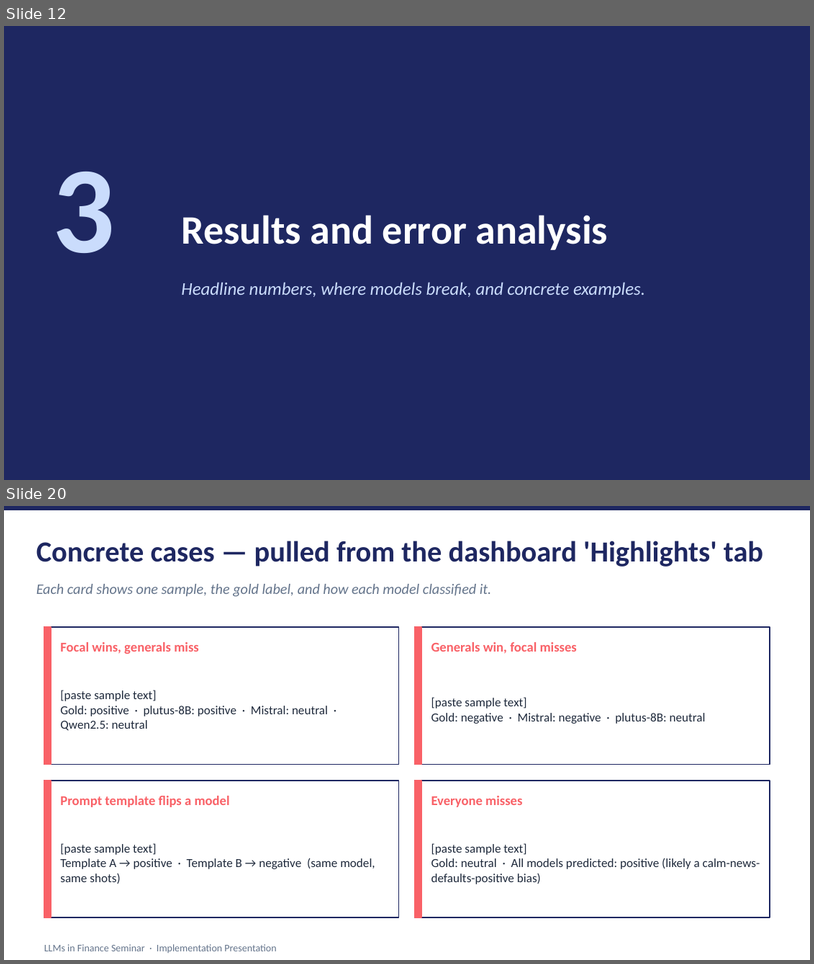
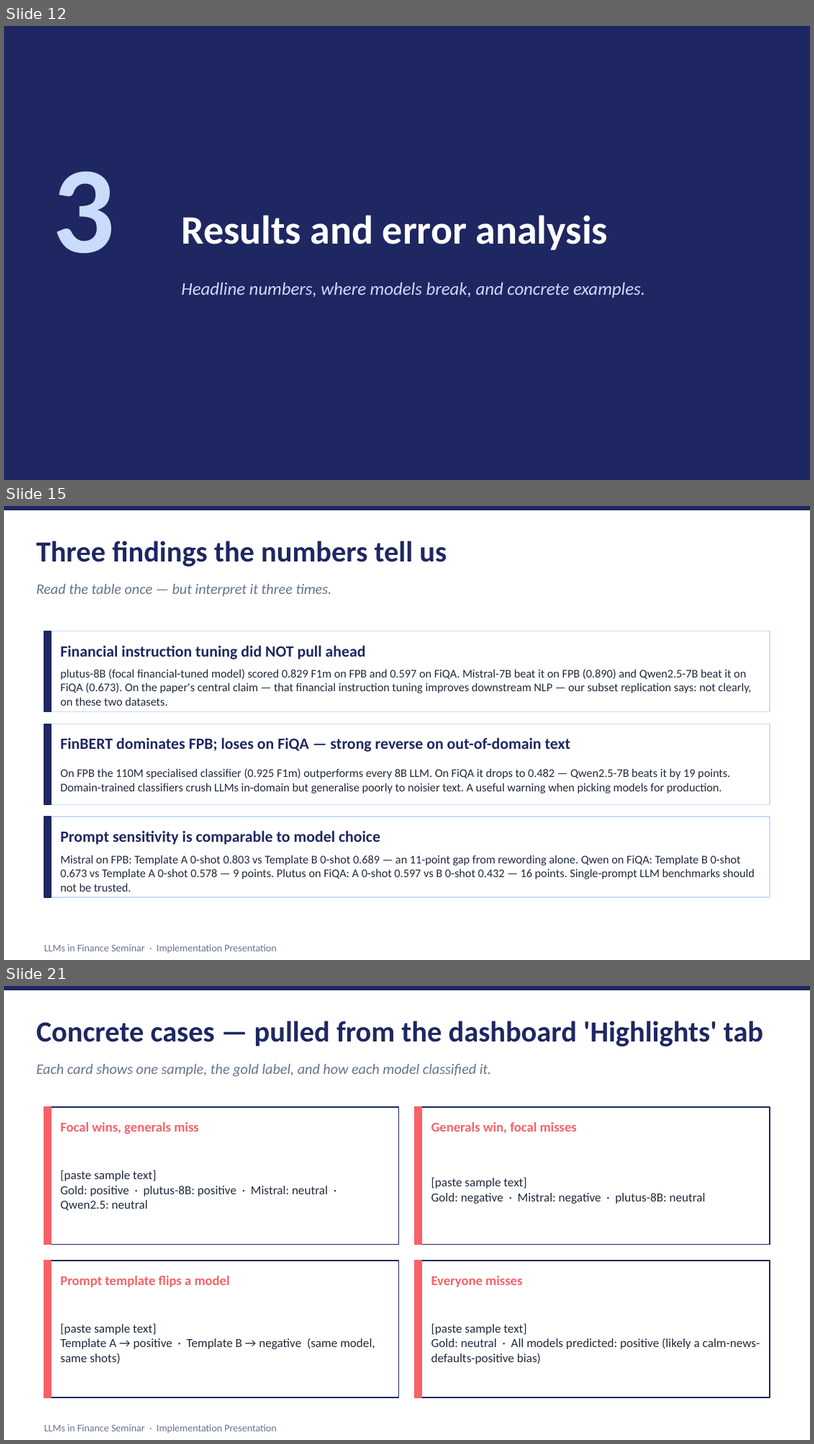
Before and after one commit to shimi777/finllama-sentiment, a slide deck: presentation/implementation_deck.pptx. Shown one above the other, each under a label of ours: slides 12 and 20 before the commit, slides 12, 15 and 21 after it; the slides between them are not shown. The pictures are 814x964 and 814x1444 pixels, drawn with LibreOffice and Linux fonts; fonts in the diff are those of the drawing. Boxes give left, top, right and bottom in pixels: in the first picture for what was removed or moved away, otherwise in the second. Text is boxed around its words. In the diff, an @@ line names an element or a change of style, - is before the commit and + after.

```diff
--- a/presentation/implementation_deck.pptx
+++ b/presentation/implementation_deck.pptx
@@ slide 15 added at (x1=4, y1=506, x2=810, y2=960), background #FFFFFF @@
@@ rectangle added at (x1=4, y1=506, x2=810, y2=510), fill #1E2761, outline #1E2761 1 pt @@
@@ text added at (x1=36, y1=541, x2=447, y2=566), 26 pt, text #1E2761, bold @@
+Three findings the numbers tell us
@@ text added at (x1=36, y1=584, x2=332, y2=596), 13 pt, text #64748B, italic @@
+Read the table once — but interpret it three times.
@@ rectangle added at (x1=44, y1=631, x2=770, y2=712), fill #FFFFFF, outline #CADCFC 1 pt @@
@@ rectangle added at (x1=44, y1=631, x2=51, y2=712), fill #1E2761, outline #1E2761 1 pt @@
@@ text added at (x1=60, y1=645, x2=366, y2=659), 14 pt, text #1E2761, bold @@
+Financial instruction tuning did NOT pull ahead
@@ text added at (x1=60, y1=669, x2=751, y2=705), 10.5 pt, text #1E293B @@
+plutus-8B (focal financial-tuned model) scored 0.829 F1m on FPB and 0.597 on FiQA. Mistral-7B beat it on FPB (0.890) and Qwen2.5-7B beat it on FiQA (0.673). On the paper's central claim — that financial instruction tuning improves downstream NLP — our subset replication says: not clearly, on these two datasets.
@@ rectangle added at (x1=44, y1=723, x2=770, y2=804), fill #FFFFFF, outline #CADCFC 1 pt @@
@@ rectangle added at (x1=44, y1=723, x2=51, y2=804), fill #1E2761, outline #1E2761 1 pt @@
@@ text added at (x1=60, y1=737, x2=571, y2=752), 14 pt, text #1E2761, bold @@
+FinBERT dominates FPB; loses on FiQA — strong reverse on out-of-domain text
@@ text added at (x1=60, y1=768, x2=730, y2=793), 10.5 pt, text #1E293B @@
+On FPB the 110M specialised classifier (0.925 F1m) outperforms every 8B LLM. On FiQA it drops to 0.482 — Qwen2.5-7B beats it by 19 points. Domain-trained classifiers crush LLMs in-domain but generalise poorly to noisier text. A useful warning when picking models for production.
@@ rectangle added at (x1=44, y1=816, x2=770, y2=897), fill #FFFFFF, outline #CADCFC 1 pt @@
@@ rectangle added at (x1=44, y1=816, x2=51, y2=897), fill #1E2761, outline #1E2761 1 pt @@
@@ text added at (x1=60, y1=830, x2=381, y2=844), 14 pt, text #1E2761, bold @@
+Prompt sensitivity is comparable to model choice
@@ text added at (x1=60, y1=854, x2=755, y2=891), 10.5 pt, text #1E293B @@
+Mistral on FPB: Template A 0-shot 0.803 vs Template B 0-shot 0.689 — an 11-point gap from rewording alone. Qwen on FiQA: Template B 0-shot 0.673 vs Template A 0-shot 0.578 — 9 points. Plutus on FiQA: A 0-shot 0.597 vs B 0-shot 0.432 — 16 points. Single-prompt LLM benchmarks should not be trusted.
@@ text added at (x1=44, y1=944, x2=276, y2=952), 9 pt, text #64748B @@
+LLMs in Finance Seminar · Implementation Presentation
@@ what was slide 20 is now slide 21 @@
```
Also in this commit, not shown: 6 slides changed, 3 other slides added, 2 other files.
